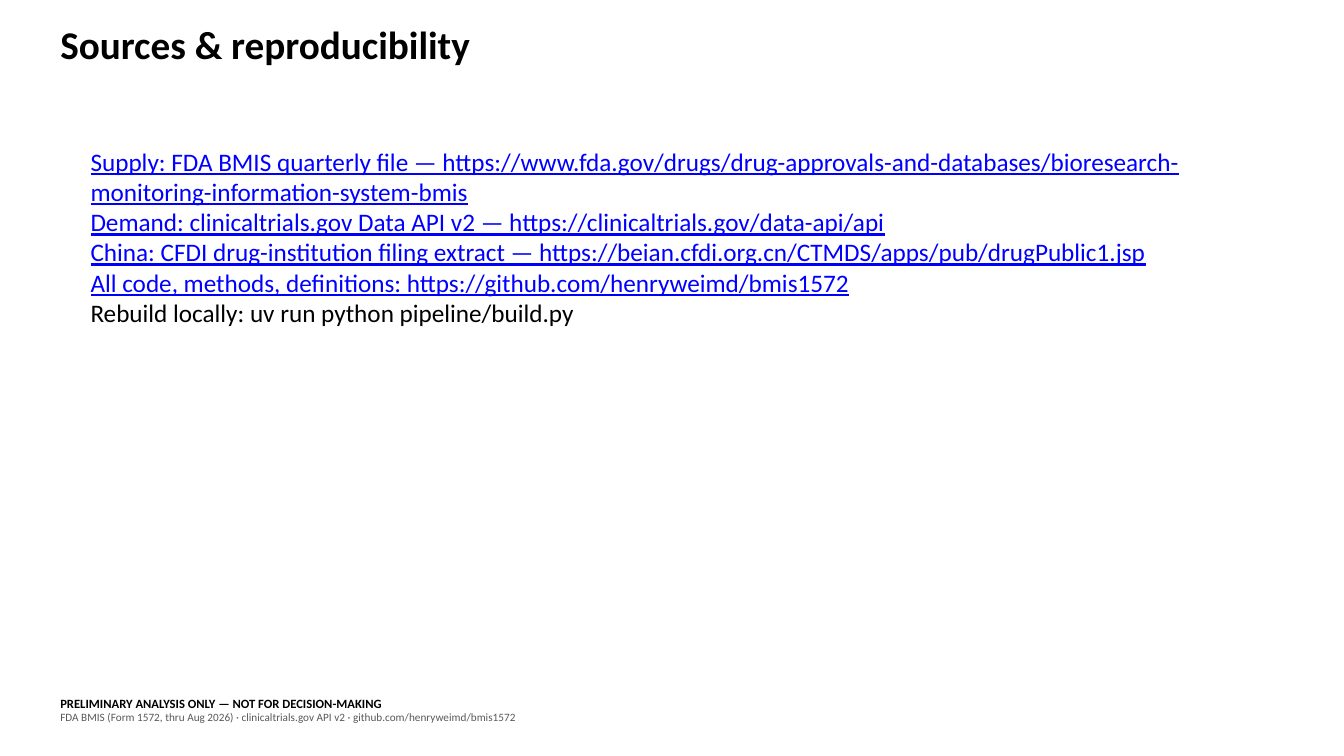
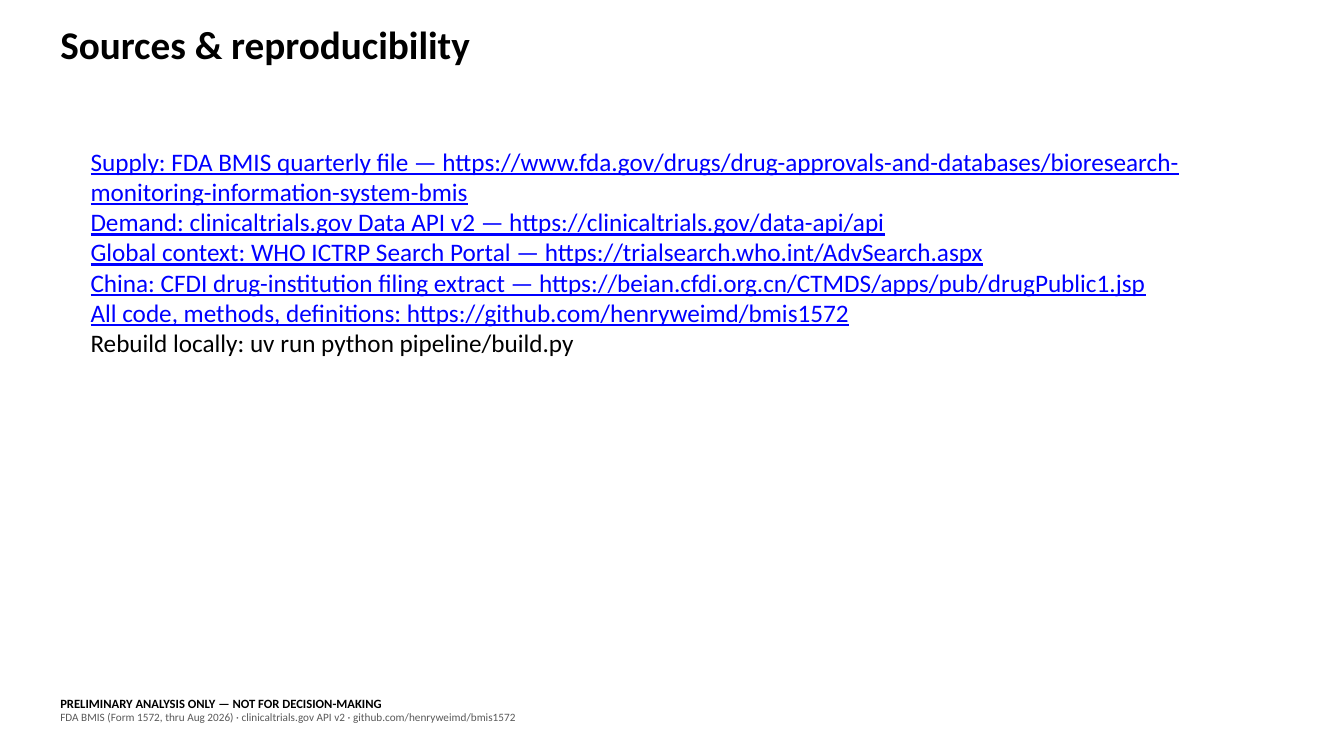
Before and after one commit to henryweimd/bmis1572, a slide deck: slide 19 of explorer/public/data/exports/bmis-supply-deck.pptx (slide 18 before the commit). Drawn at 1344x756 pixels with LibreOffice and Linux fonts; fonts in the diff are those of the drawing. Boxes give left, top, right and bottom in pixels: in the first picture for what was removed or moved away, otherwise in the second. Text is boxed around its words. In the diff, an @@ line names an element or a change of style, - is before the commit and + after.

Commit message:
Deck WHO ICTRP slide (19 slides)
New who_global_yoy + who_top_countries static charts and a global
context slide (1.176M trials / 1.286M records; US/CN/IN top) with
sources entry. Full rebuild green; metadata-only parquet churn
reverted.

```diff
--- a/explorer/public/data/exports/bmis-supply-deck.pptx
+++ b/explorer/public/data/exports/bmis-supply-deck.pptx
@@ text at bbox=[91, 243, 983, 266]: paragraph added @@
+Global context: WHO ICTRP Search Portal — https://trialsearch.who.int/AdvSearch.aspx
```
Also in this commit, not shown: 1 slide added, 8 other files.
